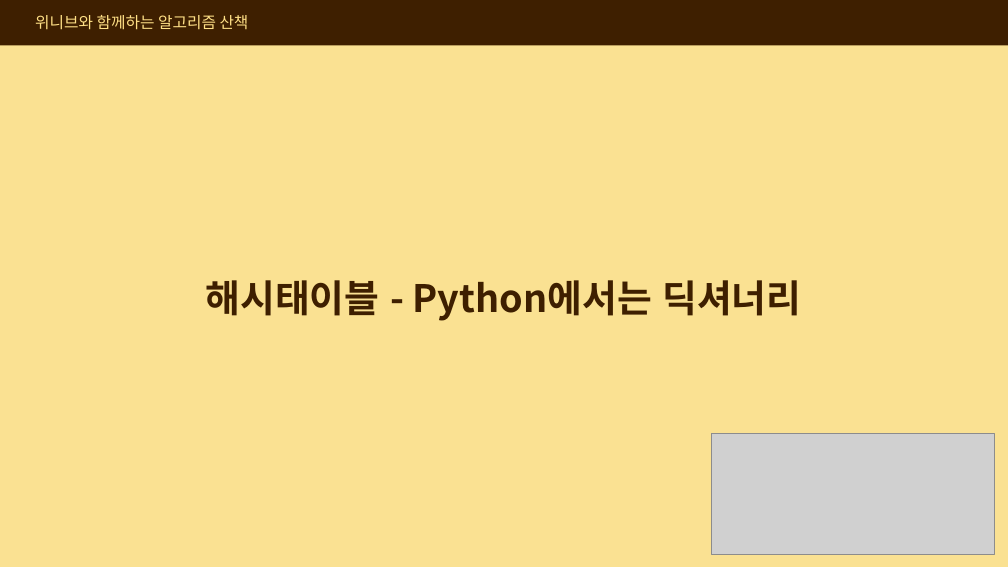
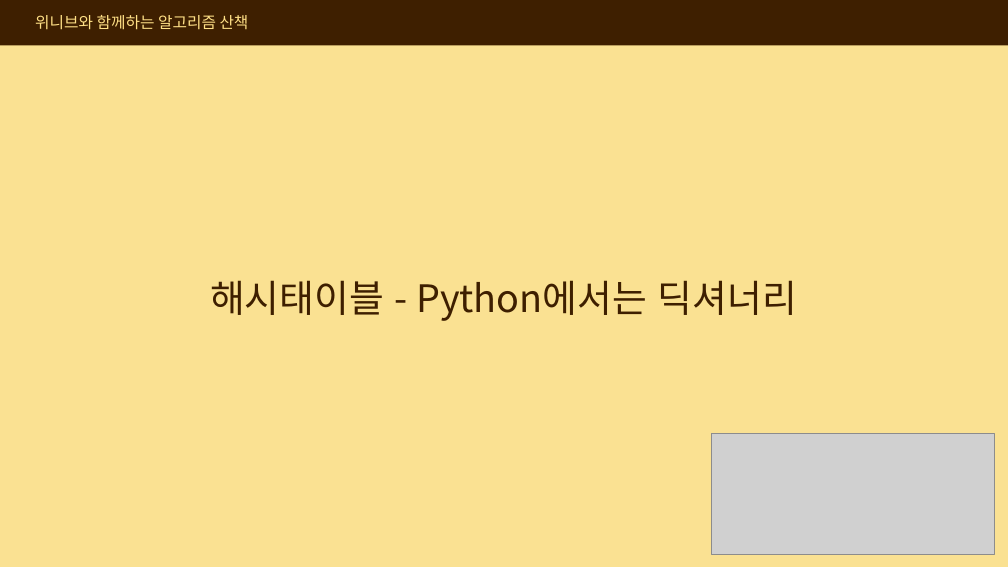
Before and after one commit to paullabkorea/Algorithm-walk-with-wenivs, a slide deck: slide 57 of 003_자료구조(220707).pptx. Drawn at 1008x567 pixels with LibreOffice and Linux fonts; fonts in the diff are those of the drawing; grey boxes stand for pictures. Boxes give left, top, right and bottom in pixels: in the first picture for what was removed or moved away, otherwise in the second. Text is boxed around its words. In the diff, an @@ line names an element or a change of style, - is before the commit and + after.

```diff
--- a/003_자료구조(220707).pptx
+++ b/003_자료구조(220707).pptx
@@ text "해시태이블 - Python에서는 딕셔너리" at <box>210,280,797,321</box>: bold off @@
```
Also in this commit, not shown: 6 other slides changed, 1 slide removed, 12 other files.
